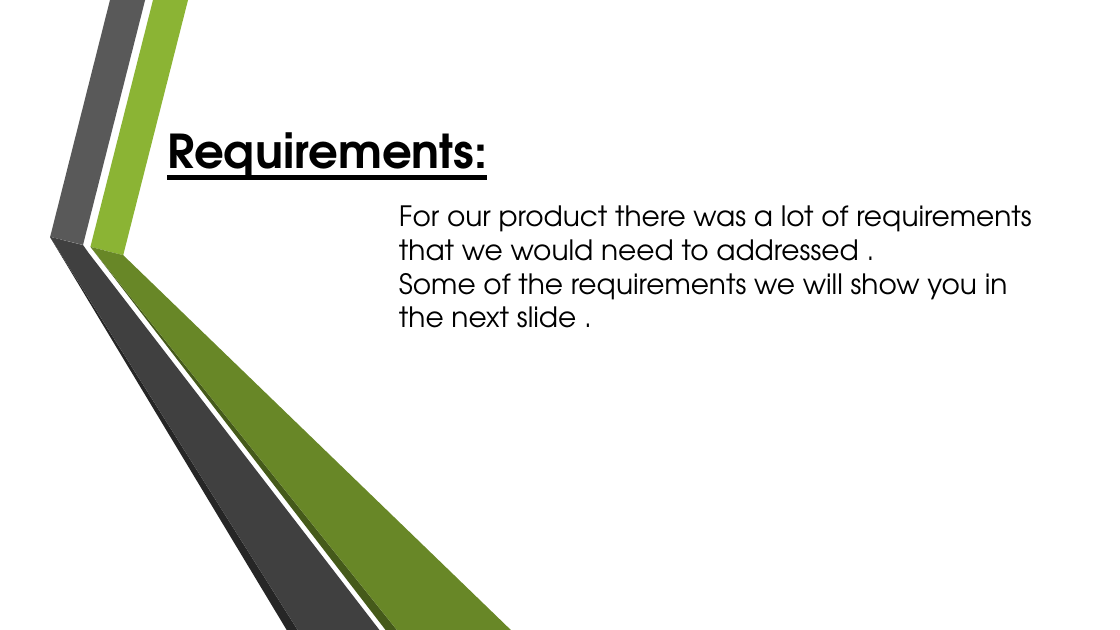
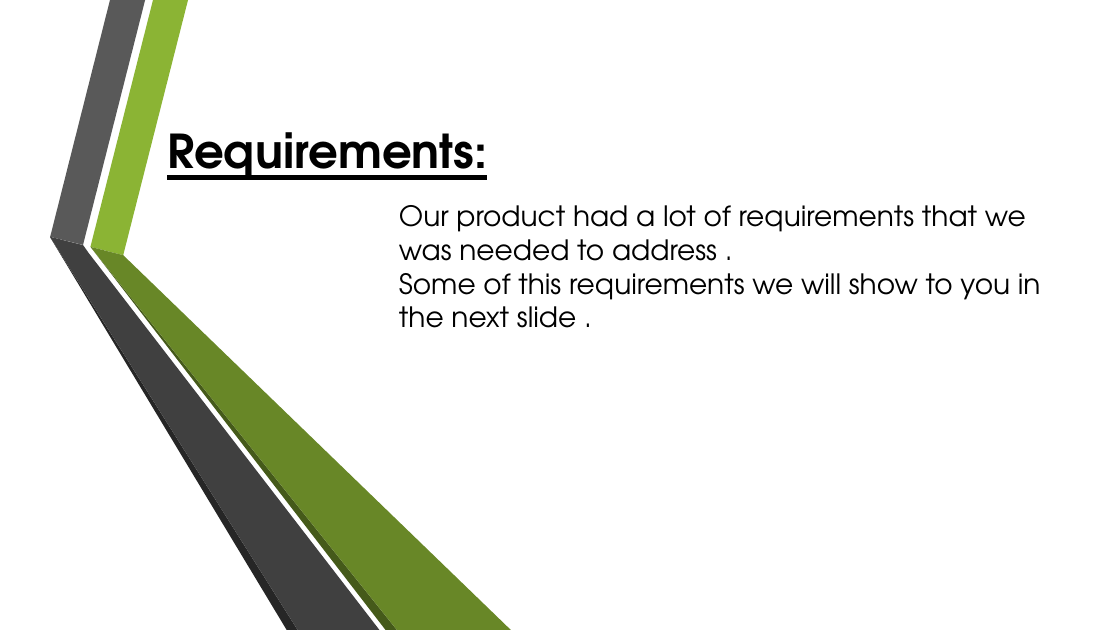
Before and after one commit to SCE-SWE-2018-G3/ticket-management-system, a slide deck: slide 4 of Presentation/TicketMan®.pptx. Drawn at 1120x630 pixels with LibreOffice and Linux fonts; fonts in the diff are those of the drawing; background and template pictures are left out. Boxes give left, top, right and bottom in pixels: in the first picture for what was removed or moved away, otherwise in the second. Text is boxed around its words. In the diff, an @@ line names an element or a change of style, - is before the commit and + after.

```diff
--- a/Presentation/TicketMan®.pptx
+++ b/Presentation/TicketMan®.pptx
@@ text at (399,205,1041,328): text changed @@
-For our product there was a lot of requirements that we would need to addressed .
-Some of the requirements we will show you in the next slide .
+Our product had a lot of requirements that we was needed to address .
+Some of this requirements we will show to you in the next slide .
```
Also in this commit, not shown: 8 other slides changed, 1 other file.
